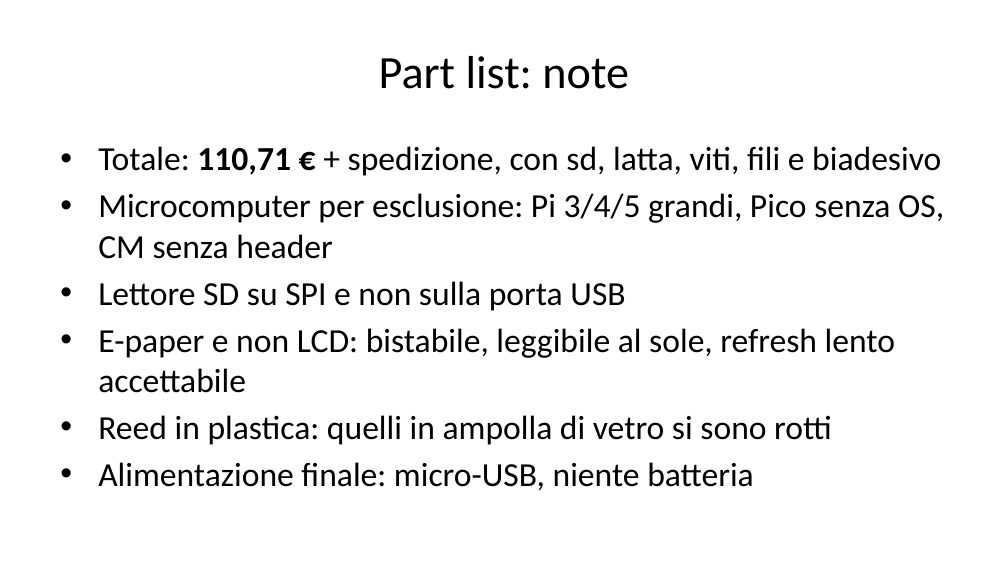
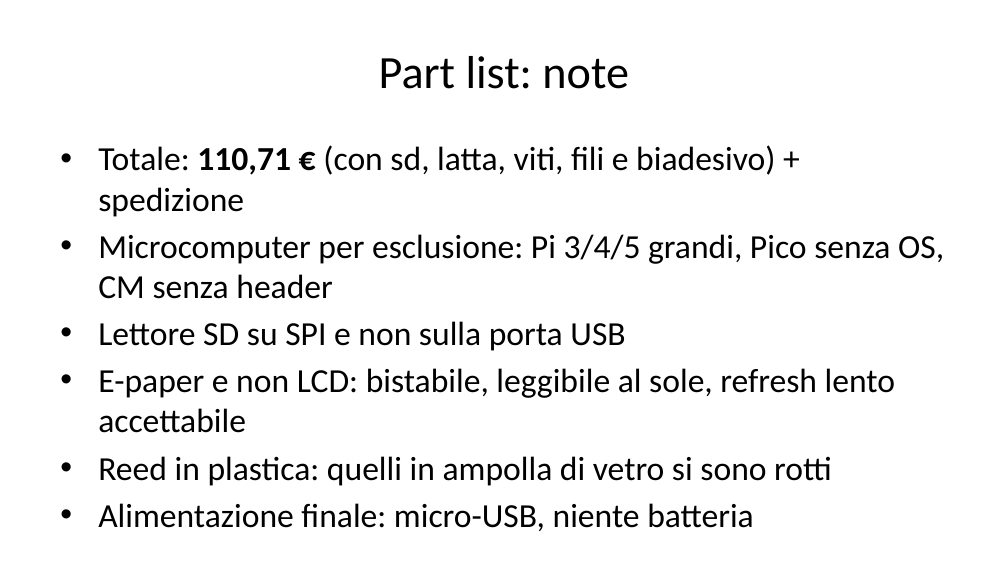
Before and after one commit to stbuccia/amarelli-backup, a slide deck: slide 8 of report/slides/slides.pptx. Drawn at 1008x567 pixels with LibreOffice and Linux fonts; fonts in the diff are those of the drawing. Boxes give left, top, right and bottom in pixels: in the first picture for what was removed or moved away, otherwise in the second. Text is boxed around its words. In the diff, an @@ line names an element or a change of style, - is before the commit and + after.

```diff
--- a/report/slides/slides.pptx
+++ b/report/slides/slides.pptx
@@ text at bbox=[98, 145, 775, 217]: text changed @@
-• Totale: 110,71 € + spedizione, con sd, latta, viti, fili e biadesivo
+• Totale: 110,71 € (con sd, latta, viti, fili e biadesivo) + spedizione
```
Also in this commit, not shown: 2 other slides changed, 3 other files.
